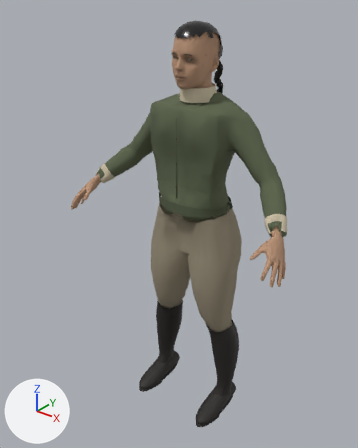
What one commit did to the glTF model web/public/models/characters/woman-scout-lod1.glb.
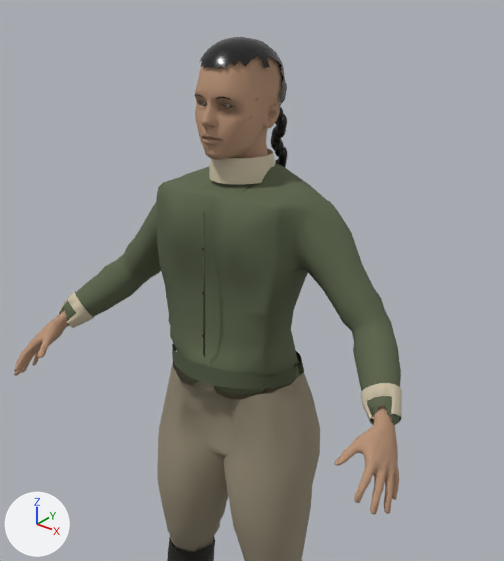
Each version appears first whole from a 50 mm lens placed at (1.172, -1.622, 1.889), pointed at (-0.046, -0.098, 0.944), and next in a close-up on the part from 18% to 96% of the width and 0% to 70% of the height. Arrows for +X, +Y and +Z are at lower left; the lights stay in place. The older version's two pictures come first. Vertices at exactly the same position are counted once.

The first close-up shows 'Human_footwear_LOD1', 'Human_legwear_LOD1', 'Human_outfit_LOD1', 'Human_skin_LOD1'.
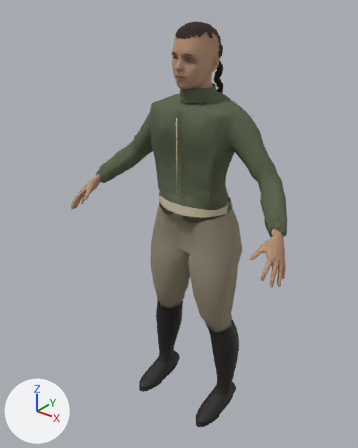
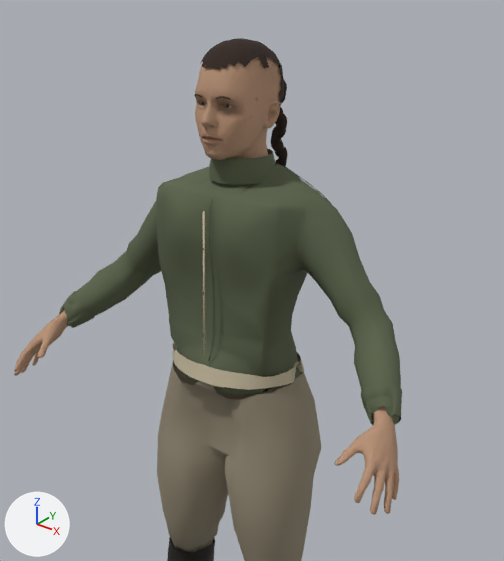
Location of each change, [x1, y1, x2, y2] in pixels of the close-ups (504 x 561 px; the box of a moved part takes in the faces that stretch with it):
'Human_outfit_LOD1', recoloured, reshaped: [59, 149, 402, 425] in both
'Human_legwear_LOD1', reshaped: before [157, 361, 320, 561]; after [157, 361, 321, 561]
part 1 of me_tailored_breeches, moved or reshaped: before [157, 361, 320, 561]; after [157, 361, 321, 561]
part 2 of me_tailored_breeches, surface changed: [198, 381, 214, 389] in both
part 3 of me_tailored_coat, added: after [284, 166, 331, 203]
part 4 of me_tailored_coat, moved or reshaped: [59, 163, 401, 425] in both
part 5 of me_tailored_coat, surface changed: [60, 149, 402, 425] in both

What changed in the scene script:
```text
Change mat_apparel_atlas:
    add n7 = _N.new('ShaderNodeMix'); n7.name = 'Mix'
    add n7.data_type = 'RGBA'
    add n7.blend_type = 'MULTIPLY'
    add n7.inputs[0].default_value = 1.0  # 'Factor'
    add n8 = _N.new('ShaderNodeVertexColor'); n8.name = 'Color Attribute'
    where n2 = _N.new('ShaderNodeTexImage'); n2.name = 'Image Texture'
    where n0 = _N.new('ShaderNodeBsdfPrincipled'); n0.name = 'Principled BSDF'
    remove _L.new(n2.outputs[0], n0.inputs[0])  # 'Color' to 'Base Color'
    add _L.new(n7.outputs[2], n0.inputs[0])  # 'Result' to 'Base Color'
    add _L.new(n8.outputs[0], n7.inputs[7])  # 'Color' to 'B'
    add _L.new(n2.outputs[0], n7.inputs[6])  # 'Color' to 'A'
Change mat_skin:
    add n6 = _N.new('ShaderNodeMix'); n6.name = 'Mix.001'
    add n6.data_type = 'RGBA'
    add n6.blend_type = 'MULTIPLY'
    add n6.inputs[0].default_value = 1.0  # 'Factor'
    add n7 = _N.new('ShaderNodeVertexColor'); n7.name = 'Color Attribute'
    where n4 = _N.new('ShaderNodeNormalMap'); n4.name = 'Normal Map'
    n4.inputs[0].default_value: 0.28 -> 0.38  # 'Strength'
    where n3 = _N.new('ShaderNodeTexImage'); n3.name = 'Image Texture'
    where n2 = _N.new('ShaderNodeMix'); n2.name = 'Mix'
    remove _L.new(n3.outputs[0], n2.inputs[6])  # 'Color' to 'A'
    add _L.new(n6.outputs[2], n2.inputs[6])  # 'Result' to 'A'
    add _L.new(n7.outputs[0], n6.inputs[7])  # 'Color' to 'B'
    add _L.new(n3.outputs[0], n6.inputs[6])  # 'Color' to 'A'
Change me_tailored_breeches:
    used by ob_human_legwear_lod1; location = (0.0, 0.0, 0.0)
    remove me_tailored_breeches.from_pydata(...)  # 346 vertices, 624 faces; spans x -0.219..0.219, y -0.173..0.119, z 0.446..1.05
    add me_tailored_breeches.from_pydata(...)  # 347 vertices, 625 faces; spans x -0.221..0.221, y -0.172..0.12, z 0.444..1.05
    me_tailored_breeches part 1: 322 vertices removed from x -0.219..0.219, y -0.173..0.119, z 0.446..1.044; 323 vertices added at x -0.221..0.221, y -0.172..0.12, z 0.444..1.044
    me_tailored_breeches part 2: 4 kept faces spanning x -0.018..0.028, y -0.172..-0.166, z 1.024..1.05 get new texture (UV) coordinates
Change me_tailored_coat:
    used by ob_human_outfit_lod1; location = (0.0, 0.0, 0.0)
    remove me_tailored_coat.from_pydata(...)  # 1404 vertices, 2306 faces; spans x -0.487..0.487, y -0.188..0.08, z 0.997..1.533
    add me_tailored_coat.from_pydata(...)  # 2021 vertices, 3523 faces; spans x -0.487..0.486, y -0.184..0.082, z 0.998..1.533
    me_tailored_coat part 3: a new loose piece of 114 vertices spanning x 0.07..0.209, y 0.015..0.043, z 1.407..1.506, in mat_apparel_atlas
    me_tailored_coat part 4: 150 vertices moved from x -0.479..0.487, y -0.188..0.071, z 1.037..1.491 to x -0.483..0.486, y -0.184..0.066, z 1.033..1.49; 688 vertices removed from x -0.485..0.485, y -0.186..0.08, z 0.997..1.508; 686 vertices added at x -0.485..0.484, y -0.184..0.08, z 0.998..1.508
    me_tailored_coat part 5: 913 kept faces spanning x -0.487..0.486, y -0.181..0.066, z 1.033..1.533 get new texture (UV) coordinates
    other edits to the shape of me_tailored_coat do not show in these pictures
Change me_exposed_human_skin:
    used by ob_human_skin_lod1; location = (0.0, 0.0, 0.0)
    remove me_exposed_human_skin.from_pydata(...)  # 4227 vertices, 8166 faces; spans x -0.537..0.537, y -0.324..0.13, z 0.943..1.766
    add me_exposed_human_skin.from_pydata(...)  # 4227 vertices, 8166 faces; spans x -0.537..0.537, y -0.324..0.13, z 0.943..1.763
    me_exposed_human_skin part 6: vertex colours changed
    edits to the shape of me_exposed_human_skin do not show in these pictures
```
